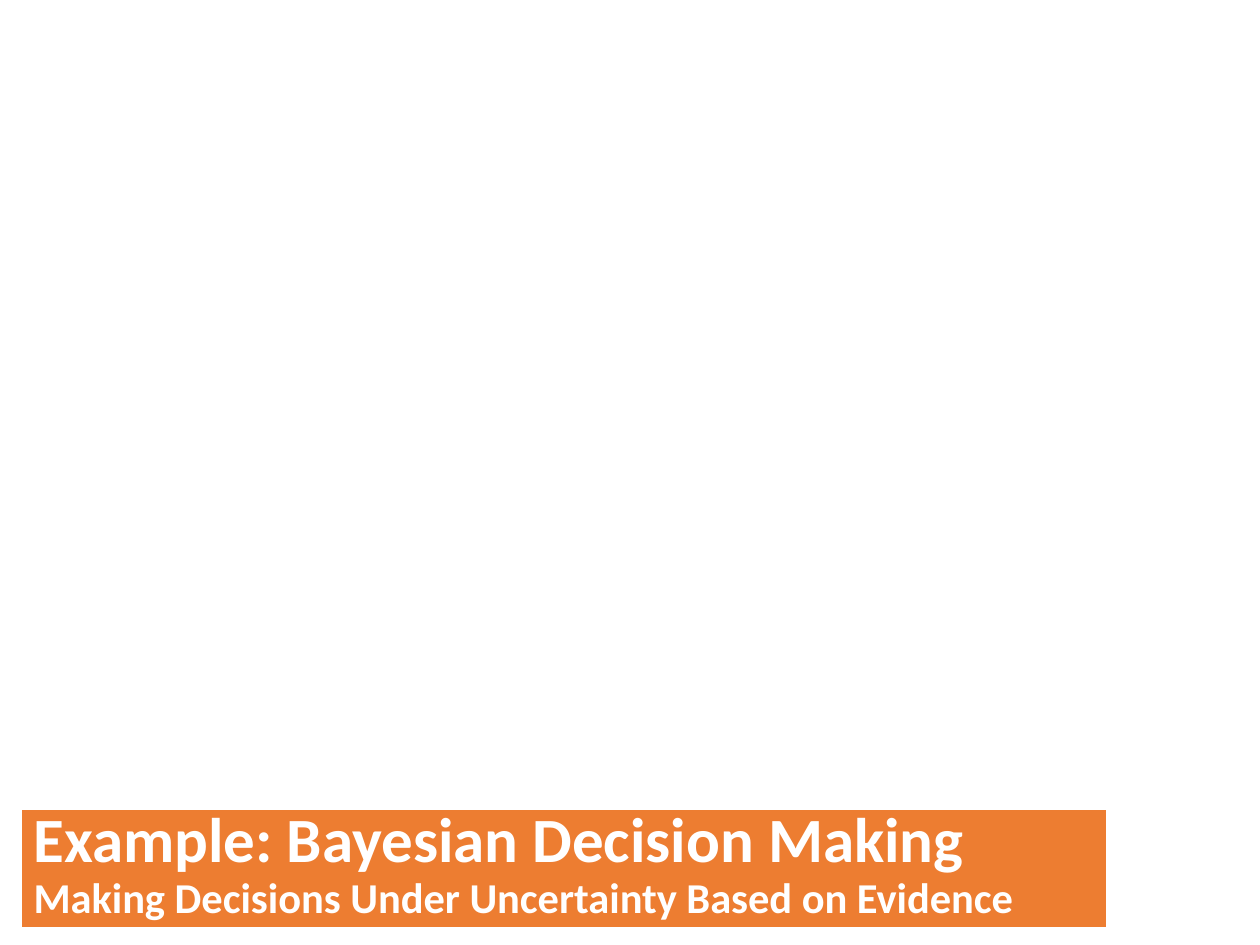
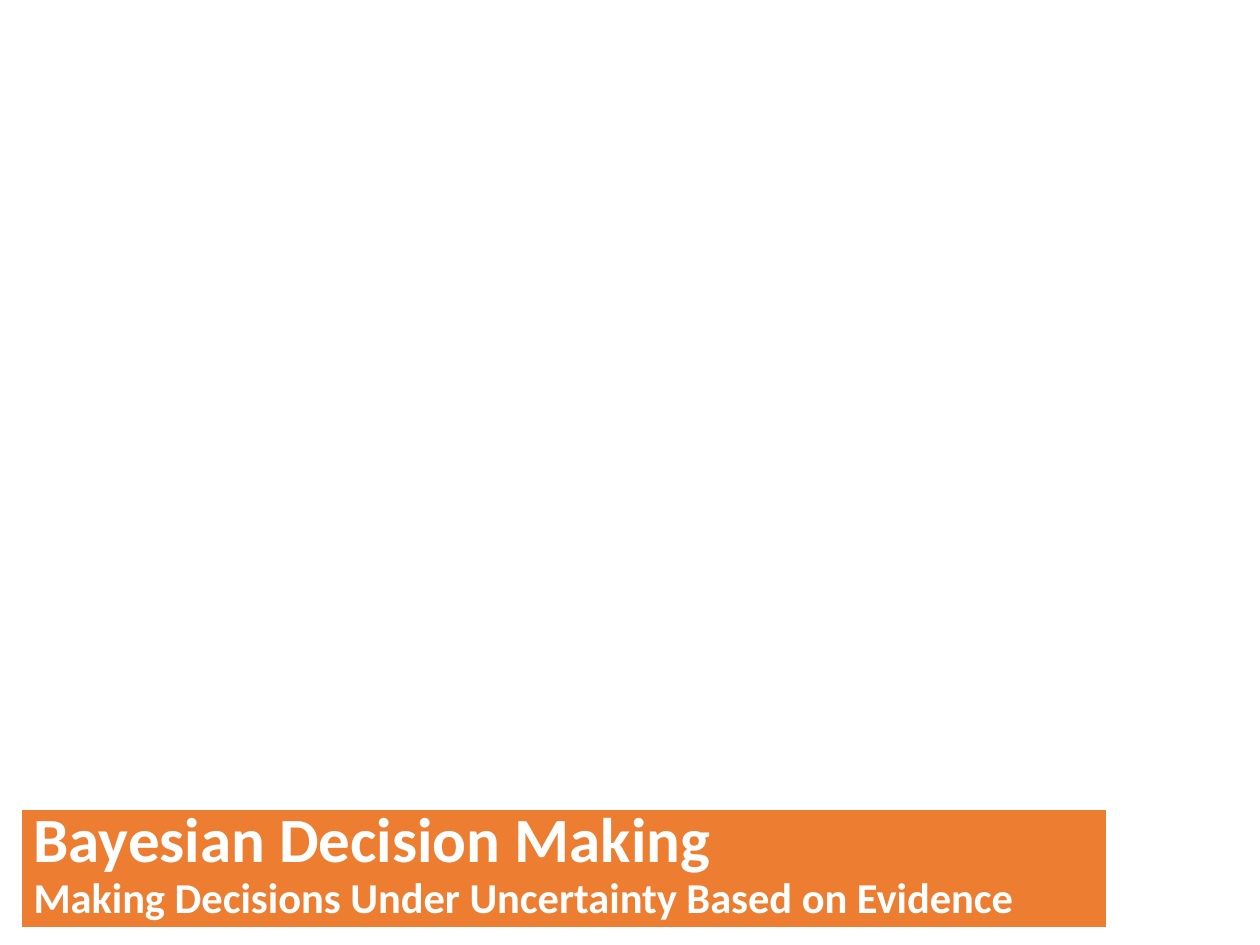
Before and after one commit to mhahsler/CS7320-AI, a slide deck: slide 16 of slides/12_uncertainty.pptx (slide 15 before the commit). Drawn at 1260x945 pixels with LibreOffice and Linux fonts; fonts in the diff are those of the drawing; background and template pictures are left out. Boxes give left, top, right and bottom in pixels: in the first picture for what was removed or moved away, otherwise in the second. Text is boxed around its words. In the diff, an @@ line names an element or a change of style, - is before the commit and + after.

```diff
--- a/slides/12_uncertainty.pptx
+++ b/slides/12_uncertainty.pptx
@@ title at [34, 817, 1013, 920]: text changed @@
-Example: Bayesian Decision Making
-Making Decisions Under Uncertainty Based on Evidence
+Bayesian Decision Making
+Making Decisions Under Uncertainty Based on Evidence
```
Also in this commit, not shown: 2 other slides changed, 1 slide added, 6 other files.
